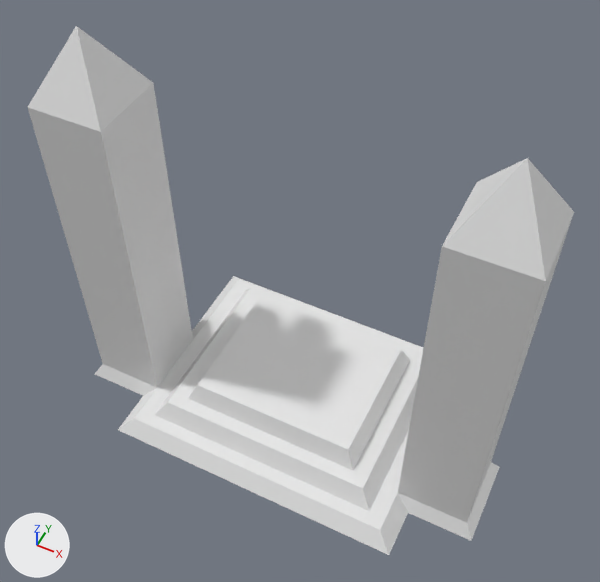
What one commit did to the Blender file blender_projects/altar.blend.
Rendered twice from a 50 mm lens placed at (7.47, -30.01, 35.35), pointed at (0.22, -15.52, 17.24). Lighting does not change. The marker at lower left points along +X, +Y and +Z. The first picture is the older version.

Objects in the first picture: 'base'.
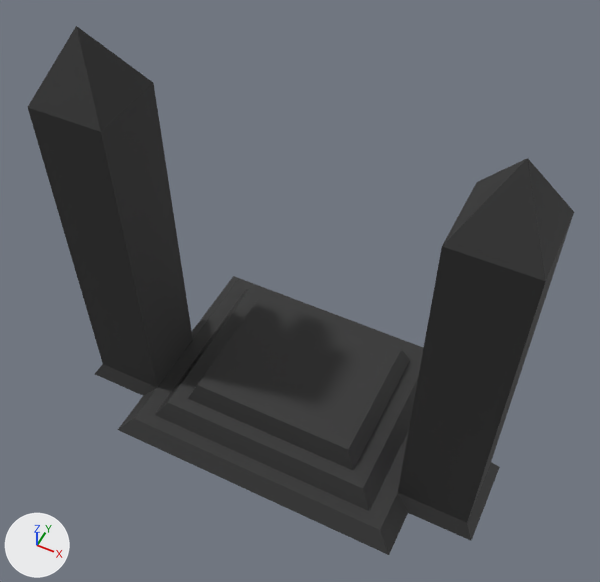
What differs and where, as boxes (x1, y1, x2, y2) in the pictures (600 x 582 px):
```json
{"part": 1, "of": "me_base", "change": "recoloured", "before": [28, 26, 574, 555], "after": [28, 26, 574, 555], "on screen": "white to black"}
```

Edits to the scene script, one JSON object a line:
```json
{"op": "add", "block": "img_pillar_level_0_png", "code": ["img_pillar_level_0_png = load_image('pillar_level_0.png', '../frontend/public/textures/altar_pillar/pillar_level_0.png', 128, 576, 'sRGB')"]}
{"op": "add", "block": "mat_stairs_stone", "code": ["mat_stairs_stone = principled_material('stairs_stone')", "mat_stairs_stone.base_color = (0.0289, 0.0289, 0.0289)  # black #2f2f2f", "mat_stairs_stone.roughness = 0.7"]}
{"op": "add", "block": "mat_pillar_bar", "code": ["mat_pillar_bar = principled_material('pillar_bar')", "mat_pillar_bar.texture = img_pillar_level_0_png", "mat_pillar_bar.roughness = 0.7"]}
{"block": "me_base", "where": "me_base.from_pydata(...)  # 50 vertices, 48 faces; spans x -7.1..7.1, y -4.0..4.0, z -1.0..12.5"}
{"block": "me_base", "where": "# used by ob_base; location = (0.0, -15.0, 12.0)"}
{"block": "me_base", "change": "me_base part 1: 44 of the faces centred in x -6.95..6.95, y -3.8..3.8, z -1.0..11.17 switch from mat_material (white #e7e7e7) to mat_stairs_stone (black #2f2f2f)"}
{"op": "add", "block": "me_base", "code": "me_base.materials.append(mat_pillar_bar)  # picture img_pillar_level_0_png"}
```
